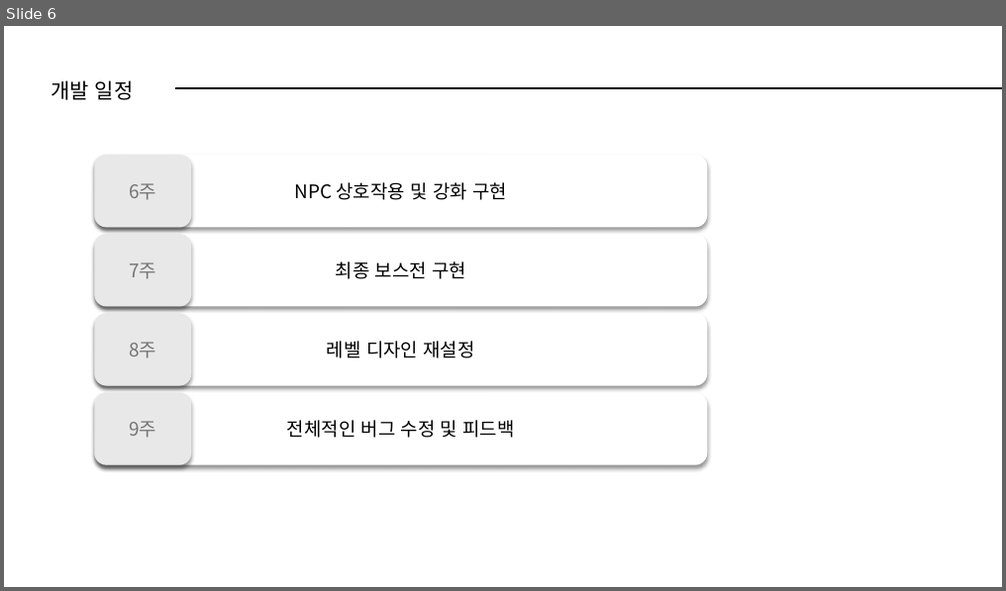
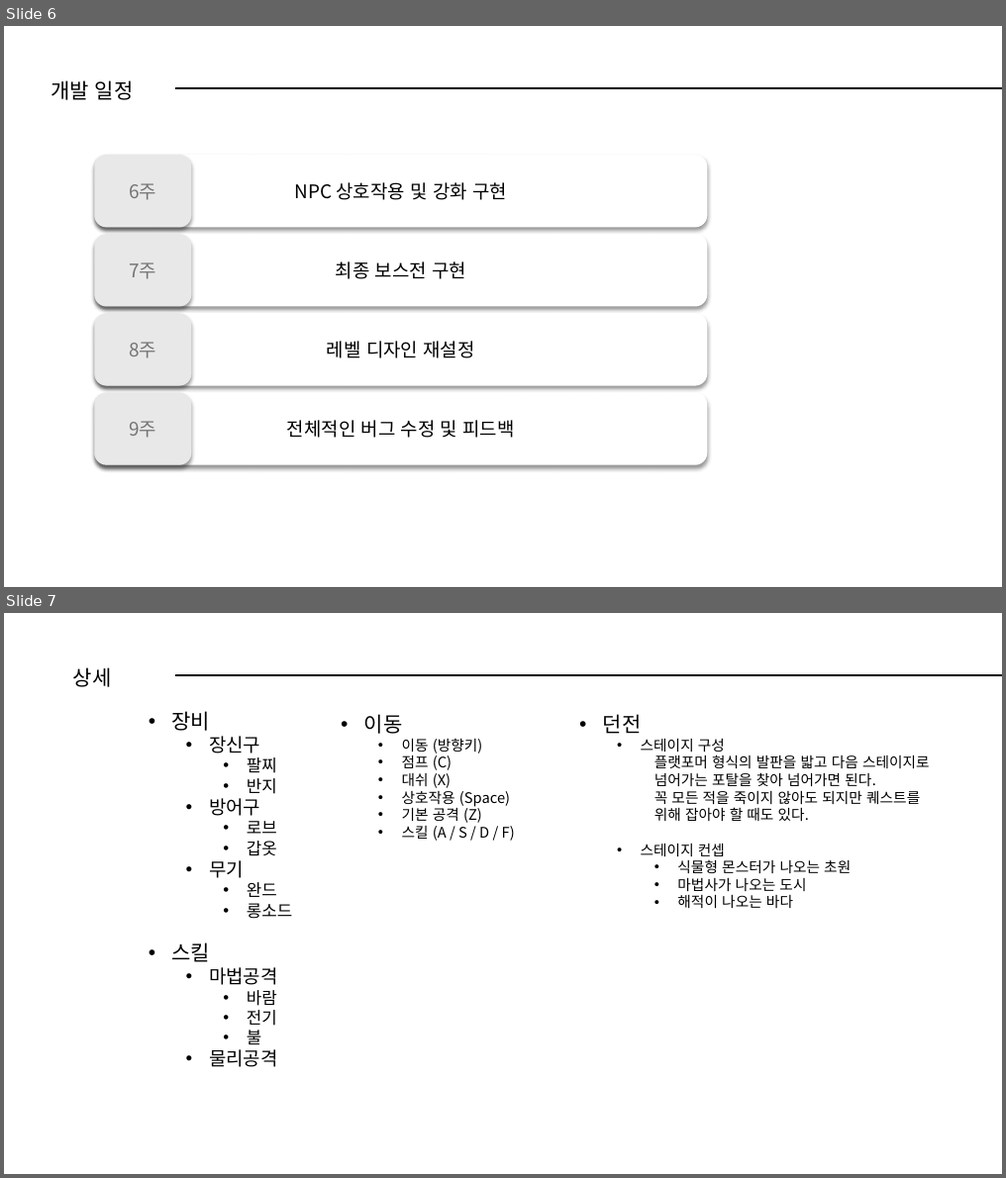
Before and after one commit to JUNG-JI-MIN/2DGP_project, a slide deck: Slide/2D게임 프로그래밍.pptx. Shown one above the other, each under a label of ours: slide 6 before the commit, slides 6 and 7 after it. The pictures are 1006x591 and 1006x1178 pixels, drawn with LibreOffice and Linux fonts; fonts in the diff are those of the drawing. Boxes give left, top, right and bottom in pixels: in the first picture for what was removed or moved away, otherwise in the second. Text is boxed around its words. In the diff, an @@ line names an element or a change of style, - is before the commit and + after.

Commit message:
Init commit

```diff
--- a/Slide/2D게임 프로그래밍.pptx
+++ b/Slide/2D게임 프로그래밍.pptx
@@ slide 7 added at (x1=4, y1=613, x2=1002, y2=1174), background #FFFFFF @@
@@ text added at (x1=73, y1=667, x2=112, y2=687), 20 pt, text #000000 @@
+상세
@@ line added from (175, 675) to (1002, 675), #000000 1.5 pt @@
@@ text added at (x1=171, y1=711, x2=292, y2=1067), 16 pt, text #000000 @@
+  • 장비
+    • 장신구
+      • 팔찌
+      • 반지
+    • 방어구
+      • 로브
+      • 갑옷
+    • 무기
+      • 완드
+      • 롱소드
+  • 스킬
+    • 마법공격
+      • 바람
+      • 전기
+      • 불
+    • 물리공격
@@ text added at (x1=364, y1=714, x2=515, y2=841), 14 pt, text #000000 @@
+  • 이동
+    • 이동 (방향키)
+    • 점프 (C)
+    • 대쉬 (X)
+    • 상호작용 (Space)
+    • 기본 공격 (Z)
+    • 스킬 (A / S / D / F)
@@ text added at (x1=603, y1=714, x2=930, y2=908), 14 pt, text #000000 @@
+  • 던전
+    • 스테이지 구성
+      플랫포머 형식의 발판을 밟고 다음 스테이지로 넘어가는 포탈을 찾아 넘어가면 된다.
+      꼭 모든 적을 죽이지 않아도 되지만 퀘스트를 위해 잡아야 할 때도 있다.
+    • 스테이지 컨셉
+      • 식물형 몬스터가 나오는 초원
+      • 마법사가 나오는 도시
+      • 해적이 나오는 바다
```
